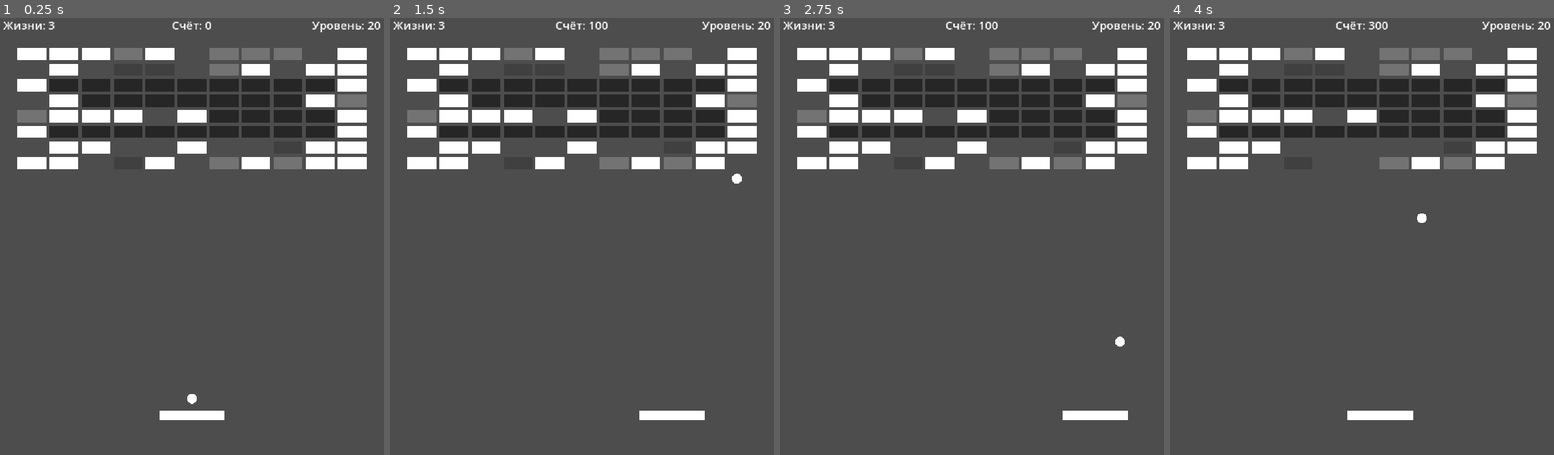
Above: before the commit, frames 1-4 (left to right).
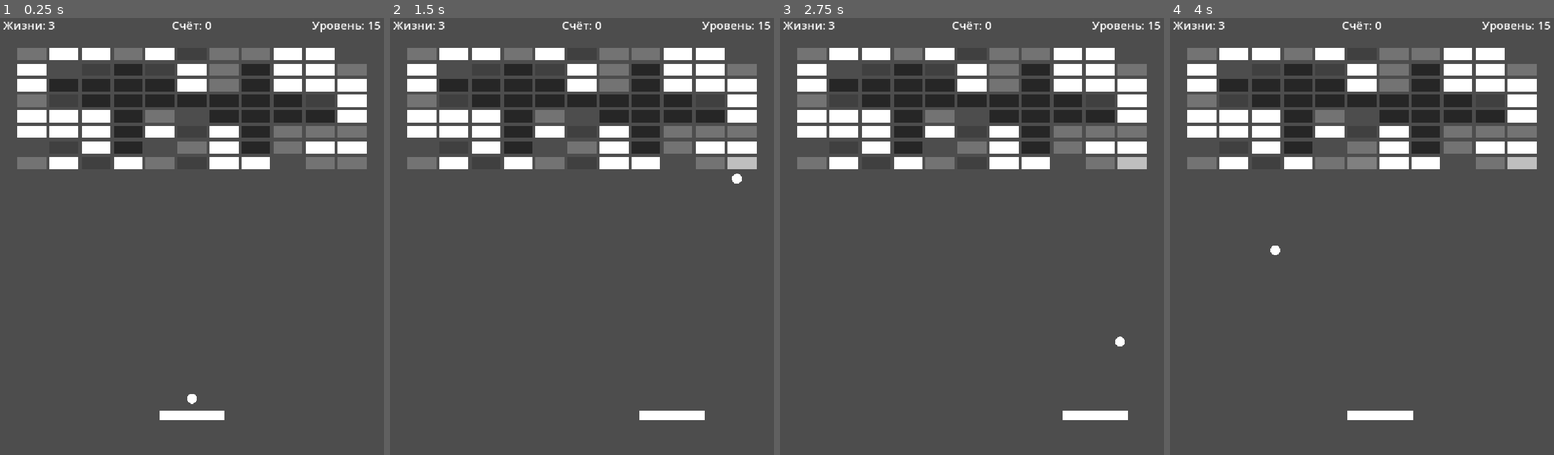
Above: after the commit, the same moments.

Repository: Ardarik421/arkanoid
Game: Godot game, scene res://scenes/main.tscn
Same seed, same stepped clock (60 frames per second), same inputs: the game is played once before the commit and once after it. The project has no main scene, so this scene is started directly.
Inputs:
- Up to frame 1 (0.25 s): no input
- Up to frame 2 (1.5 s): tap Enter at 0.5 s; hold D (move_right) 0.53-1.28 s; tap Space (launch_ball) at 0.6, 1.35 s; hold A (move_left) from 1.28 s (still down)
- Up to frame 3 (2.75 s): release A (move_left) at 2.03 s; hold D (move_right) from 2.03 s (still down); tap Space (launch_ball) at 2.1 s
- Up to frame 4 (4 s): tap Space (launch_ball) at 2.85, 3.5, 3.6 s; release D (move_right) at 3.53 s; hold A (move_left) from 3.53 s (still down)

The runs differ from the first frame. In frame 1, 9.2% of the frame differs, in the area x 4-100%, y 0-35%; in frame 2, 9.4%; in frame 3, 9.4%; in frame 4, 9.7%, in the area x 4-100%, y 0-55%.

Commit message:
доработал типы уровней

Diff:
--- a/scenes/main.gd
+++ b/scenes/main.gd
@@ -13,8 +13,6 @@
 
 @export var gap_x: float = 8.0
 @export var gap_y: float = 8.0
-
-@export_range(0.0, 1.0) var fill_chance: float = 0.8
 
 @export_range(1, 100) var test_start_level: int = 1
 @export var use_test_level: bool = true
@@ -37,6 +35,14 @@
 	ADVANCED
 }
 
+enum LevelStyle {
+	BALANCED,
+	DENSE,
+	SPARSE,
+	TOUGH,
+	MAZE
+}
+
 @export var level_pattern: LevelPattern = LevelPattern.RANDOM
 
 var lives: int = 3
@@ -51,6 +57,9 @@
 
 var active_patterns: Array[LevelPattern] = []
 
+var current_fill_chance: float = 0.8
+
+var current_level_style: LevelStyle = LevelStyle.BALANCED
 
 func _ready():
 	if use_test_level:
@@ -73,7 +82,7 @@
 
 			var is_wall_brick = is_wall_position(row, column)
 
-			if not is_wall_brick and randf() > fill_chance:
+			if not is_wall_brick and randf() > current_fill_chance:
 				continue
 
 			var brick = brick_scene.instantiate()
@@ -84,13 +93,15 @@
 
 			else:
 				var roll = randf()
-
-				if roll < 0.10:
+				var three_hit_chance = get_three_hit_chance()
+				var two_hit_chance = get_two_hit_chance()
+
+				if roll < three_hit_chance:
 					brick.health = 3
 					brick.max_health = 3
 					brick.points = 500
 
-				elif roll < 0.35:
+				elif roll < three_hit_chance + two_hit_chance:
 					brick.health = 2
 					brick.max_health = 2
 					brick.points = 250
@@ -232,6 +243,10 @@
 	active_patterns.clear()
 
 	var difficulty = get_level_difficulty()
+
+	current_level_style = get_random_level_style()
+	current_fill_chance = get_level_fill_chance()
+
 	var available_patterns: Array[LevelPattern] = []
 
 	match difficulty:
@@ -270,16 +285,27 @@
 				LevelPattern.HORIZONTAL_PLATFORMS,
 				LevelPattern.HORIZONTAL_GAP
 			]
+	print(
+		"Level: ", current_level,
+		" | Difficulty: ", LevelDifficulty.keys()[get_level_difficulty()],
+		" | Style: ", LevelStyle.keys()[current_level_style],
+		" | Fill: ", current_fill_chance
+		)
 
 	var structure_count = get_structure_count()
-
-	for i in range(structure_count):
-		if available_patterns.is_empty():
-			break
-
+	var max_wall_bricks = get_max_wall_bricks()
+	var selected_count = 0
+
+	while selected_count < structure_count and not available_patterns.is_empty():
 		var selected_pattern = available_patterns.pick_random()
+
+		available_patterns.erase(selected_pattern)
 		active_patterns.append(selected_pattern)
-		available_patterns.erase(selected_pattern)
+
+		if count_wall_positions() > max_wall_bricks:
+			active_patterns.erase(selected_pattern)
+		else:
+			selected_count += 1
 
 func start_next_level():
 
@@ -315,8 +341,33 @@
 	else:
 		return LevelDifficulty.ADVANCED
 
+func get_random_level_style() -> LevelStyle:
+	var styles: Array[LevelStyle] = [
+		LevelStyle.BALANCED,
+		LevelStyle.DENSE,
+		LevelStyle.SPARSE,
+		LevelStyle.TOUGH,
+		LevelStyle.MAZE
+	]
+
+	return styles.pick_random()
+
 func get_structure_count() -> int:
 	var difficulty = get_level_difficulty()
+
+	if current_level_style == LevelStyle.MAZE:
+		match difficulty:
+			LevelDifficulty.BEGINNER:
+				return 1
+
+			LevelDifficulty.NORMAL:
+				return randi_range(1, 2)
+
+			LevelDifficulty.HARD:
+				return randi_range(2, 3)
+
+			LevelDifficulty.ADVANCED:
+				return randi_range(2, 3)
 
 	match difficulty:
 		LevelDifficulty.BEGINNER:
@@ -332,6 +383,100 @@
 			return randi_range(1, 3)
 
 	return 0
+
+func get_max_wall_bricks() -> int:
+	var difficulty = get_level_difficulty()
+
+	match difficulty:
+		LevelDifficulty.BEGINNER:
+			return 7
+
+		LevelDifficulty.NORMAL:
+			return 12
+
+		LevelDifficulty.HARD:
+			return 18
+
+		LevelDifficulty.ADVANCED:
+			return 24
+
+	return 7
+
+func get_three_hit_chance() -> float:
+	var difficulty = get_level_difficulty()
+	var chance: float = 0.03
+
+	match difficulty:
+		LevelDifficulty.BEGINNER:
+			chance = 0.03
+
+		LevelDifficulty.NORMAL:
+			chance = 0.07
+
+		LevelDifficulty.HARD:
+			chance = 0.12
+
+		LevelDifficulty.ADVANCED:
+			chance = 0.15
+
+	if current_level_style == LevelStyle.TOUGH:
+		chance += 0.10
+
+	return chance
+
+func get_two_hit_chance() -> float:
+	var difficulty = get_level_difficulty()
+	var chance: float = 0.12
+
+	match difficulty:
+		LevelDifficulty.BEGINNER:
+			chance = 0.12
+
+		LevelDifficulty.NORMAL:
+			chance = 0.20
+
+		LevelDifficulty.HARD:
+			chance = 0.28
+
+		LevelDifficulty.ADVANCED:
+			chance = 0.32
+
+	if current_level_style == LevelStyle.TOUGH:
+		chance += 0.15
+
+	return chance
+
+func get_level_fill_chance() -> float:
+	match current_level_style:
+		LevelStyle.DENSE:
+			return randf_range(0.85, 0.95)
+
+		LevelStyle.SPARSE:
+			return randf_range(0.55, 0.68)
+
+		LevelStyle.TOUGH:
+			return randf_range(0.72, 0.82)
+
+		LevelStyle.MAZE:
+			return randf_range(0.65, 0.78)
+
+		LevelStyle.BALANCED:
+			var difficulty = get_level_difficulty()
+
+			match difficulty:
+				LevelDifficulty.BEGINNER:
+					return randf_range(0.65, 0.75)
+
+				LevelDifficulty.NORMAL:
+					return randf_range(0.70, 0.82)
+
+				LevelDifficulty.HARD:
+					return randf_range(0.72, 0.88)
+
+				LevelDifficulty.ADVANCED:
+					return randf_range(0.68, 0.90)
+
+	return 0.75
 
 func is_wall_position(row: int, column: int) -> bool:
 	for pattern in active_patterns:
@@ -385,3 +530,13 @@
 				return true
 
 	return false
+
+func count_wall_positions() -> int:
+	var count = 0
+
+	for row in range(rows):
+		for column in range(columns):
+			if is_wall_position(row, column):
+				count += 1
+
+	return count
--- a/scenes/main.tscn
+++ b/scenes/main.tscn
@@ -17,7 +17,7 @@
 [node name="Main" type="Node2D" unique_id=1023616930]
 script = ExtResource("1_sugp2")
 brick_scene = ExtResource("3_sugp2")
-test_start_level = 20
+test_start_level = 15
 
 [node name="Walls" type="Node2D" parent="." unique_id=1927932240]
 
